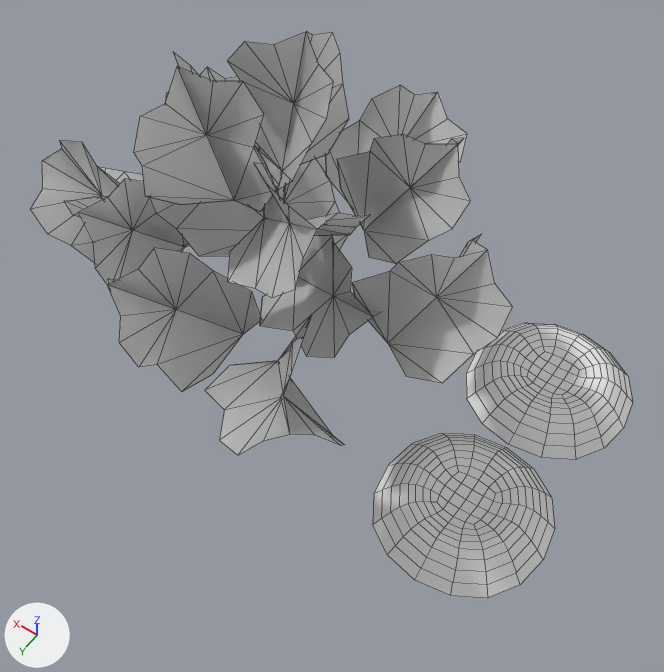
The Blender file resources.blend as it was, and as the next commit left it.
Before and after are seen from a camera (50 mm lens) standing at (-11.1, 13.2, 25.2) and looking at (-1.8, 0.3, 4.9). The lights are fixed; the arrows at lower left show +X, +Y and +Z. Mesh edges are drawn as thin lines. Materials are left out; every surface is plain grey.

Names of what the first picture shows: 'Lava', 'Tree Maple C 02_B_Twist00OutsideNormalOriginalModel', 'Water'.
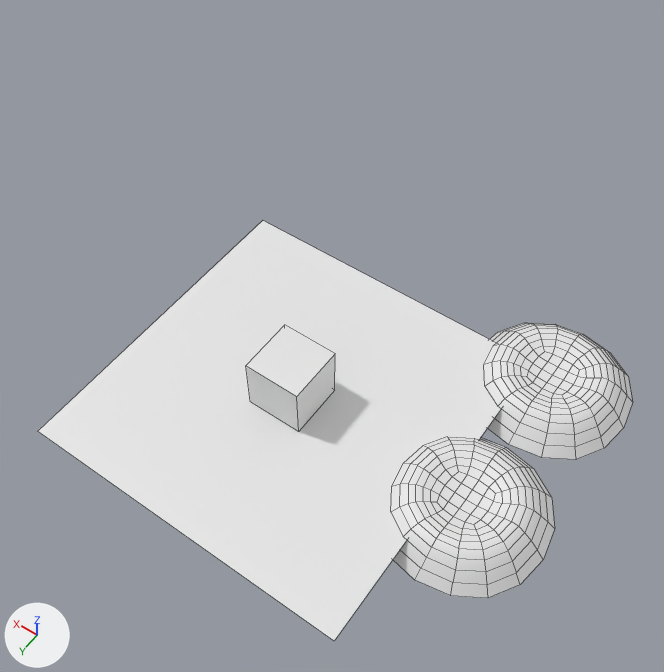
Changed parts and their boxes (x1, y1, x2, y2) in the pictures (664 x 672 px):
'Tree Maple C 02_B_Twist00OutsideNormalOriginalModel', hidden
    before: (31, 31, 513, 455)
'Plane', added
    after: (38, 221, 502, 641)
'Cube', added
    after: (246, 325, 335, 432)

Edits to the bpy script that builds the scene:
```text
Add me_plane:
    me_plane.from_pydata([(-1.0, -1.0, 0.0), (1.0, -1.0, 0.0), (-1.0, 1.0, 0.0), (1.0, 1.0, 0.0)], [], [(0, 1, 3, 2)])
Add me_cube:
    me_cube.from_pydata(...)  # a box spanning x -1.0..1.0, y -1.0..1.0, z -1.0..1.0
Change ob_tree_maple_c_02_b_twist00outsidenormaloriginalmodel:
    add ob_tree_maple_c_02_b_twist00outsidenormaloriginalmodel.hide_viewport = True
Add ob_plane:
    ob_plane = bpy.data.objects.new('Plane', me_plane)
    ob_plane.location = (0.0, 0.0, 0.0)
    ob_plane.scale = (5.85, 5.85, 5.85)
Add ob_cube:
    ob_cube = bpy.data.objects.new('Cube', me_cube)
    ob_cube.location = (0.0, 0.0, 1.02)
```
